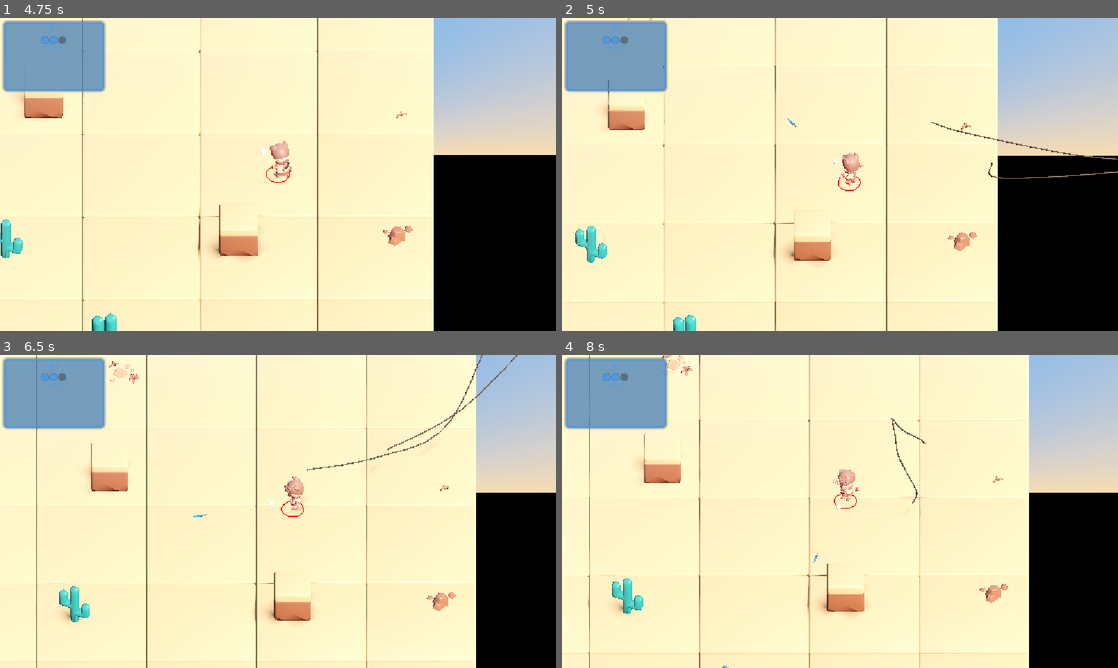
Above: before the commit, frames 1-4 (two rows, left to right).
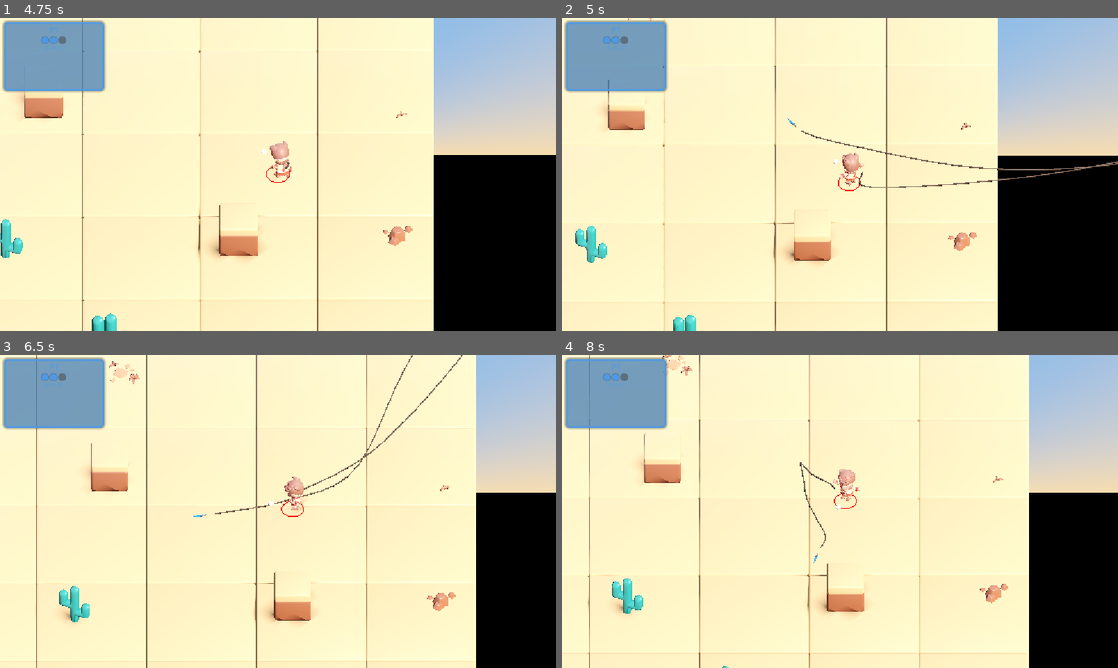
Above: after the commit, the same moments.

Repository: haotsai101/ropedart-arena
Game: Godot game, scene res://tests/test_player_map_boundary.tscn
Two runs of this game, one before a commit and one after it. Both use one fixed random seed, a clock stepped at 60 frames per second and the inputs below. This scene is started directly instead of the project's main scene.
Inputs (mouse positions are in pixels of both pictures, inside the frame that each line leads up to):
- Up to frame 1 (4.75 s): tap Enter (ui_accept) at 0.5, 0.77, 2, 3.77 s; move the mouse to (400, 158) at 0.52 s; hold Right (ui_right) 0.53-1.25 s; tap B at 0.6 s; click (400, 158) at 0.67 s; drag from (166, 190) to (250, 237) at 1.27 s; move the mouse to (333, 105) at 2.02 s; hold Right (ui_right) 2.03-2.75 s; tap R at 2.1 s; drag from (250, 237) to (111, 127) at 2.77 s; move the mouse to (444, 221) at 3.52 s; hold Left (ui_left) 3.53-4.25 s; tap Backspace at 3.6 s; drag from (111, 127) to (194, 96) at 4.27 s
- Up to frame 2 (5 s): no input
- Up to frame 3 (6.5 s): move the mouse to (305, 511) at 5.02 s; hold Down (ui_down) 5.03-5.75 s; hold Shift 5.03-5.75 s; click (305, 511) at 5.17 s; drag from (194, 433) to (166, 527) at 5.77 s
- Up to frame 4 (8 s): move the mouse to (962, 495) at 6.52 s; hold Up (ui_up) 6.53-7.25 s; tap B at 6.6 s; tap Enter (ui_accept) at 6.77 s; drag from (728, 527) to (812, 574) at 7.27 s

Frame 1 is identical in both runs. In frame 2, 0.7% of the frame differs, in the area x 43-100%, y 33-55%; in frame 3, 0.6%; in frame 4, 0.2%.

Commit message:
fix: rope tube mesh renders disconnected/reshaping curve -- missing top_level
Root-caused from a real user screen recording, frame-analyzed directly: while
the character stood still holding the dagger (no throw completed in the
clip), a dark rope-like curve floated in open space near them, fully
disconnected from the character, reshaping into a visibly different
distorted curve every single frame. A separate live playtest report the same
round -- "the dart is flying correctly but the rope is not" -- turned out to
be the identical bug, just observed during FLYING instead of as leftover
geometry.

Root cause: _update_rope_tube_mesh()'s control points are all read from
.global_position (already world-space), but the MeshInstance3D holding the
tube mesh was added as a plain (non-top_level) child of `self` (the player,
a moving/constantly-rotating CharacterBody3D). A non-top_level MeshInstance3D
renders its mesh data through its own global_transform, which for a plain
child derives from its parent's -- so those already-global vertices were
being double-transformed, rendered at `player.global_transform * vertex`
instead of the literal point. The result visibly rotated/warped in lockstep
with the PLAYER's own facing direction (which changes continuously while
aiming/tracking a target) rather than following the rope's real physics
position -- exactly matching a curve that reshapes every frame independent
of the actual chain.

Fix: mi.top_level = true, set once when the MeshInstance3D is created. This
was a real, avoidable oversight -- the underlying physics bodies were
already correctly parented under a separate non-moving Node3D specifically
to avoid this exact class of bug (see _spawn_physics_rope()'s own doc
comment); the tube-mesh rendering code added in the previous round simply
didn't apply the same principle to itself.

Also investigated, per the same round's second hypothesis: an orphaned/
incomplete _free_physics_rope() teardown leaving stale chains behind. Traced
every dart-goes-null path (kill/reset_for_round/_on_dart_returned) and
confirmed cleanup is unconditionally reachable from _process() on all of
them; verified via a temporary scene-tree census across ~2400 frames of
rapid hard-bot throw/recall cycling that chain count never exceeded 1 per
player. This was not an actual bug -- the visual symptom was fully explained
by the top_level issue above.

Still not verified visually -- no screenshot/video access this session.
Numerically confirmed: rendering is now decoupled from the player's own
rotation (checked every few frames across dozens of real throws) and no
orphaned chains ever accumulate.

Co-Authored-By: Claude Sonnet 5 <noreply@anthropic.com>
Claude-Session: https://claude.ai/code/session_019aCxs6gZU2bEG9ijQUiYXu

Diff:
--- a/scripts/player.gd
+++ b/scripts/player.gd
@@ -1591,6 +1591,40 @@
 	if _physics_rope_tube_mesh == null:
 		var mi := MeshInstance3D.new()
 		mi.name = "RopeTubeMesh"
+		# ROOT-CAUSE FIX: top_level = true. The ORIGINAL version of this code
+		# added this MeshInstance3D as a plain child of `self` (the player)
+		# with NO top_level flag, while feeding it vertex data that's already
+		# in WORLD space (every control point below comes from .global_position
+		# reads). A non-top_level MeshInstance3D renders its mesh data through
+		# its own global_transform, which for a plain child is derived from
+		# its parent's -- so those already-global vertices were being
+		# double-transformed: rendered at `player.global_transform *
+		# (already-global point)`, not the literal point. This is exactly
+		# what a real user screen recording showed: a rope-like shape
+		# floating disconnected from the character, reshaping into a
+		# DIFFERENT distorted curve every single frame (tracking the
+		# player's own rotation, which changes continuously while aiming/
+		# moving -- see _facing_dir/aim_dir), not the physics chain's real,
+		# comparatively stable shape. It also explains a separate live
+		# report ("the dart is flying correctly but the rope is not")
+		# during FLYING specifically -- the physics bodies and the dart
+		# itself were always positioned correctly; only THIS mesh's
+		# rendering was wrong, most visible exactly when the player is
+		# actively turning to track a fast-moving thrown dart.
+		# top_level = true makes this node's global_transform NOT inherit
+		# from its parent at all (stays at the identity transform this line
+		# leaves it at, since nothing here ever sets mi.position/rotation/
+		# scale) -- so feeding it already-global vertices renders them
+		# correctly with no further transform code needed. Kept as a
+		# persistent child of `self` (created once, like the old
+		# _rope_segments array) rather than under _physics_rope_root, so its
+		# lifecycle is independent of the physics chain's own -- reusing it
+		# across throws, and specifically NOT needing to be recreated or
+		# nulled out in _free_physics_rope() (which frees _physics_rope_root
+		# and everything under it; this mesh living elsewhere avoids ever
+		# holding a dangling reference to a freed node after a chain is torn
+		# down and a new one spawned).
+		mi.top_level = true
 		# Material is applied AFTER _build_tube_mesh() gives this mesh its
 		# first real surface (below) -- set_surface_override_material(0, ...)
 		# errors ("Index p_surface = 0 is out of bounds") on a MeshInstance3D
Not shown, changed: CLAUDE.md
